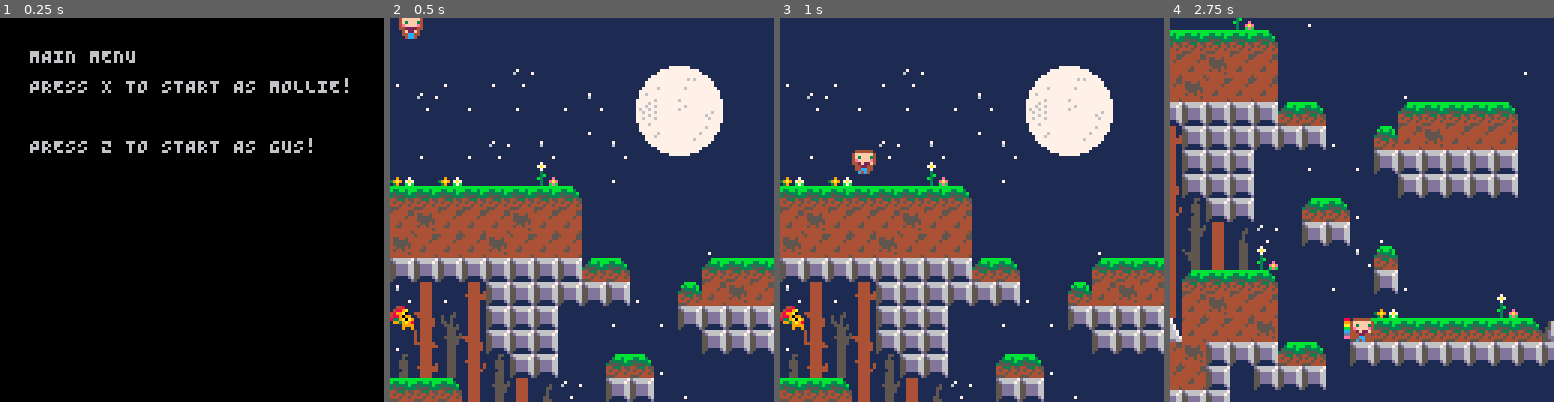
Above: before the commit, frames 1-4 (left to right).
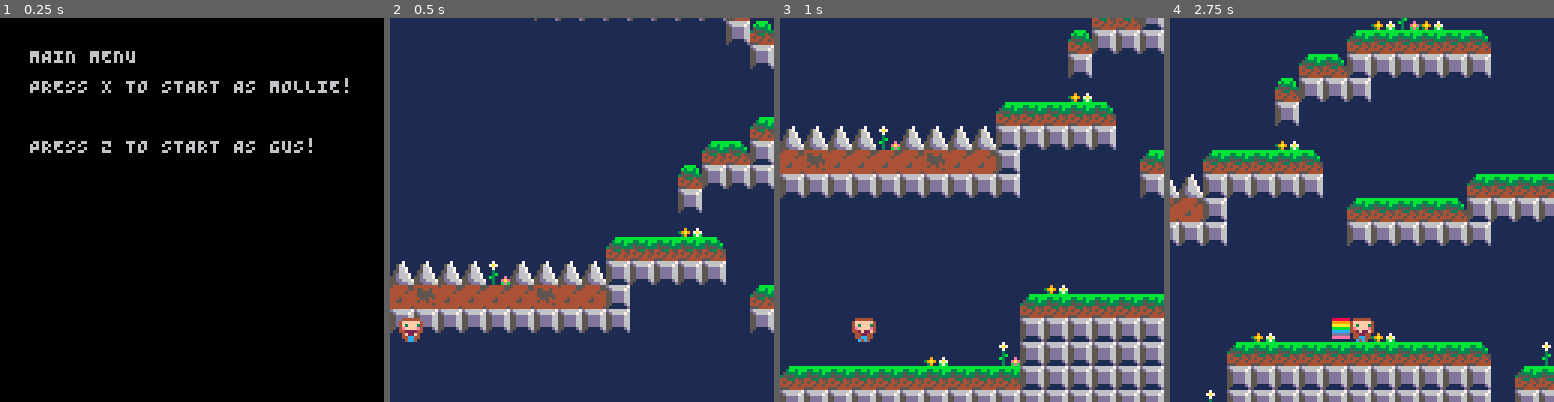
Above: after the commit, the same moments.

Repository: connorryanbaker/kmg
Game: PICO-8 cartridge currentdraft.p8
Same seed, same stepped clock (60 frames per second), same inputs: the game is played once before the commit and once after it.
Inputs:
- Up to frame 1 (0.25 s): no input
- Up to frame 2 (0.5 s): tap X (X key) at 0.33 s
- Up to frame 3 (1 s): tap O (Z key) at 0.7 s
- Up to frame 4 (2.75 s): tap X (X key) at 1.07, 1.85 s; hold Right 1.6-2.1 s; tap O (Z key) at 1.7, 2.1, 2.5 s; hold Right from 2.47 s (still down)

Frame 1 is identical in both runs. In frame 2, 42% of the frame differs, in the area x 0-100%, y 0-100%; in frame 3, 52%; in frame 4, 59%.

Commit message:
revert starty

Diff:
--- a/currentdraft.p8
+++ b/currentdraft.p8
@@ -17,7 +17,7 @@
   max_cam_y=388
   max_cam_x=maxx/2
   startx=3
-  starty=-3
+  starty=433
   gravity=0.25
   friction=0.80
   player={
